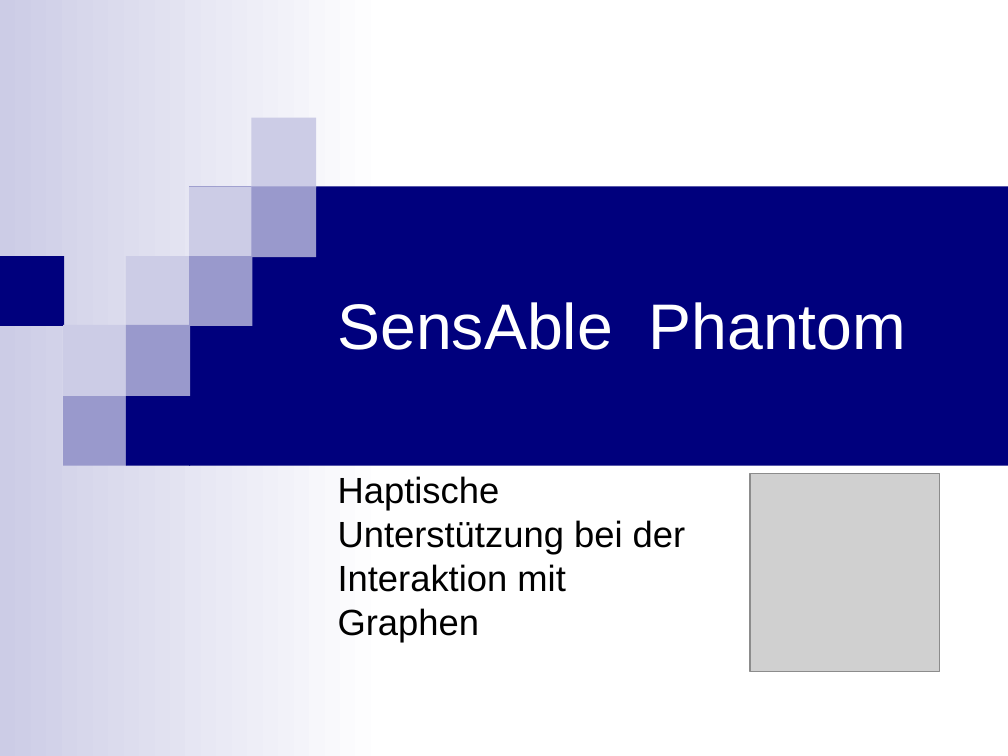
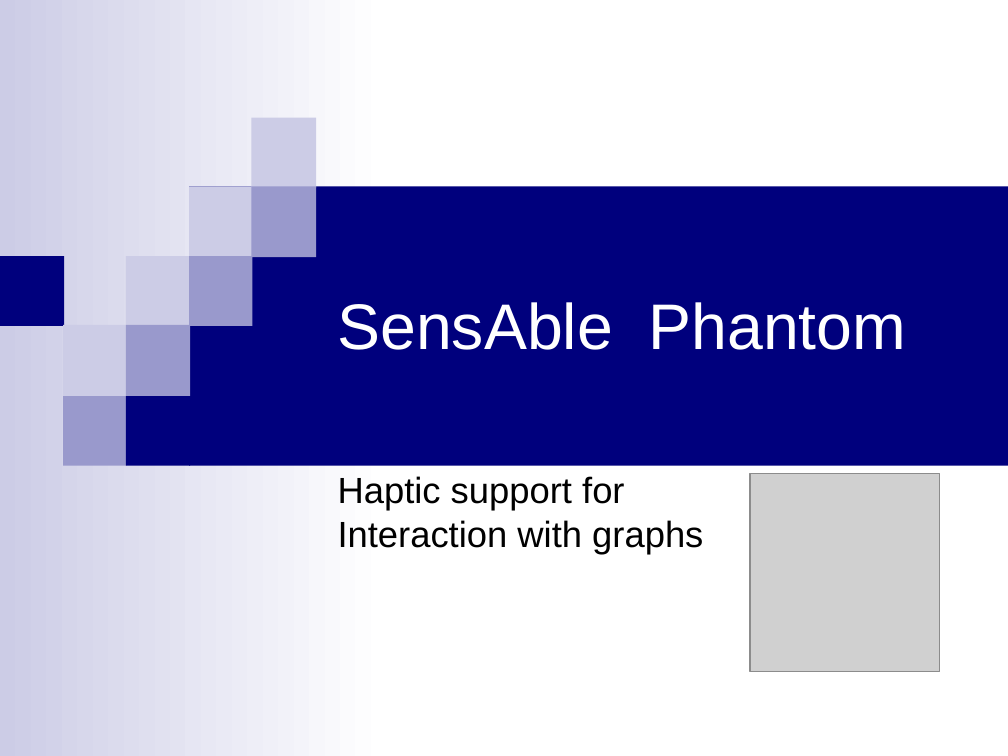
Before and after one commit to BackupTheBerlios/phantom-graphs-svn, a slide deck: slide 1 of trunk/Präsentationen/Präsentation3.ppt. Drawn at 1008x756 pixels with LibreOffice and Linux fonts; fonts in the diff are those of the drawing; grey boxes stand for pictures. Boxes give left, top, right and bottom in pixels: in the first picture for what was removed or moved away, otherwise in the second. Text is boxed around its words. In the diff, an @@ line names an element or a change of style, - is before the commit and + after.

```diff
--- a/trunk/Präsentationen/Präsentation3.ppt
+++ b/trunk/Präsentationen/Präsentation3.ppt
@@ subtitle at box(338, 476, 703, 555): text changed @@
-Haptische
-Unterstützung bei der
-Interaktion mit
-Graphen
+Haptic support for
+Interaction with graphs
```
Also in this commit, not shown: 7 other slides changed.
